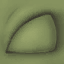
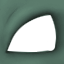
Layers edited between the first and the second w=64, h=64 image:
hid group "White" (5 layers) over (0, 0, 64, 64)
showed group "Green" (5 layers) over (0, 0, 64, 64)
showed "FitPokeFushigisou_EyeLid.00" (3rd of 3, in "Green" › "Lids") over (0, 0, 64, 64)
